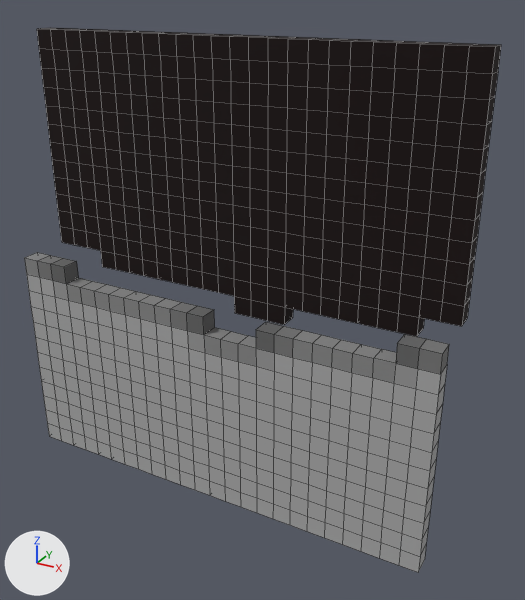
What one commit did to the OBJ model WindingTale2/Assets/Resources/Shapes/Shapes_30/Shape_30_125.obj.
One viewpoint serves both versions: a 50 mm camera at (1.84, -3.14, 1.43) aimed at (0.19, -0.13, -0.07). The axes (+X, +Y, +Z) are drawn at lower left. The lights are the same throughout. The older version comes first. Mesh edges are drawn as thin lines. Where no turn or scale is listed for an object, it has been applied to the vertices. Vertices at exactly the same position are counted once.

The first picture shows 'Shape_30_125'.
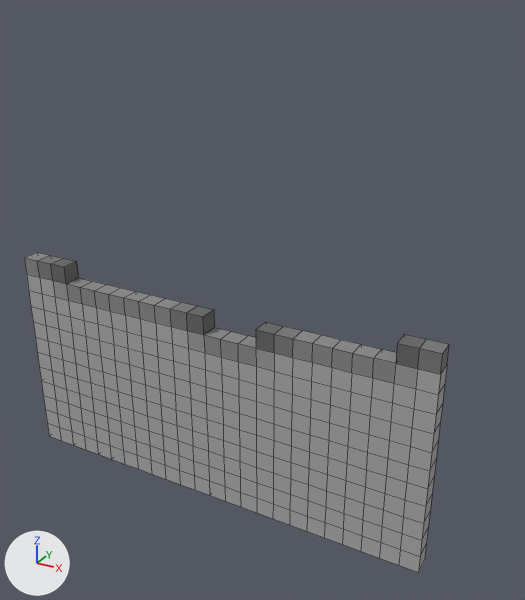
The newer file is also turned or shifted as a whole; pictures and numbers use the older file's frame.

Location of each change, (x1, y1, x2, y2) in pixels of the pictures (525 x 600 px):
'Shape_30_125', reshaped (11% narrower, 41% shorter): before (24, 28, 501, 572); after (24, 252, 449, 572)
part 1 of me_shape_30_125, deleted: before (37, 28, 501, 337)

Diff of the bpy script that builds the scene:
```diff
--- a/WindingTale2/Assets/Resources/Shapes/Shapes_30/Shape_30_125.obj.py
+++ b/WindingTale2/Assets/Resources/Shapes/Shapes_30/Shape_30_125.obj.py
@@ me_shape_30_125 @@
 # used by ob_shape_30_125; location = (0.0, 0.0, 0.0)
-me_shape_30_125.from_pydata(...)  # 1308 vertices, 1304 faces; spans x -1.2..1.2, y -0.4..0.0, z -1.2..1.2
+me_shape_30_125.from_pydata(...)  # 610 vertices, 608 faces; spans x -1.2..1.2, y -0.4..-0.3, z -1.2..0.0
+# me_shape_30_125 part 1: the loose piece of 698 vertices spanning x -1.2..1.2, y -0.1..0.0, z -0.2..1.2 is deleted
 me_shape_30_125.materials.append(mat_palette)
```
